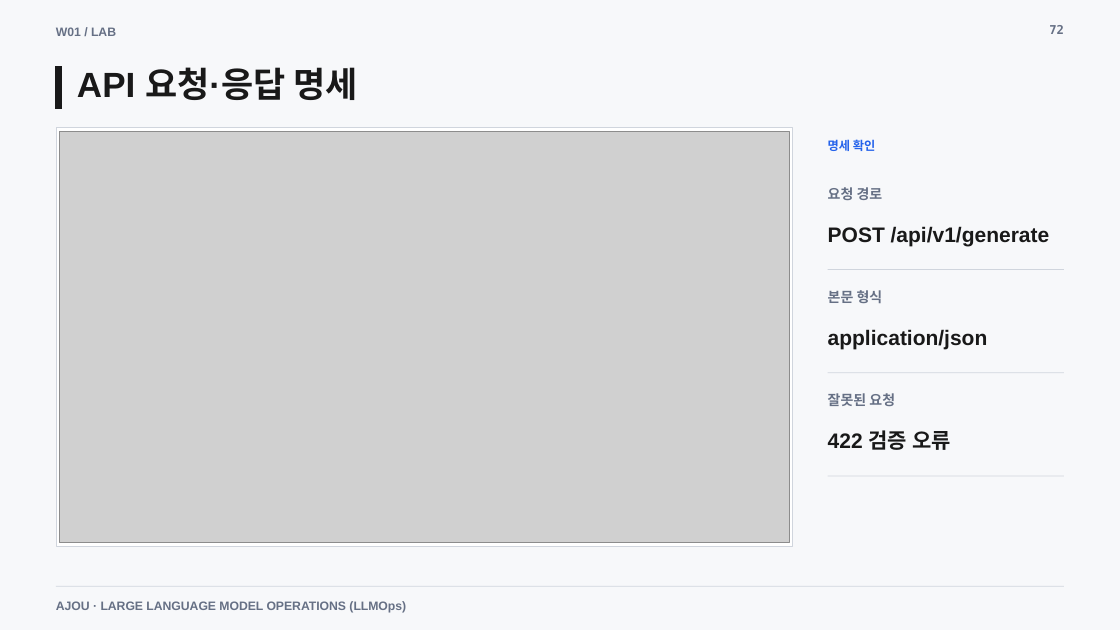
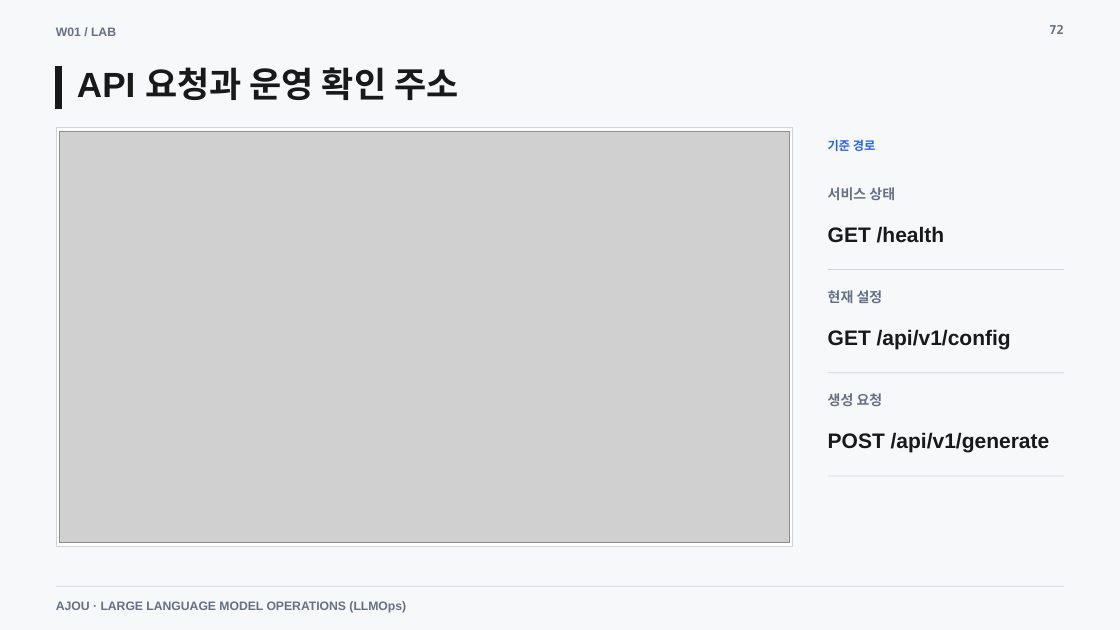
Before and after one commit to smilesjcha/llmops-16week, a slide deck: slide 72 of week01/lecture/01_week1_llmops_kickoff.pptx. Drawn at 1120x630 pixels with LibreOffice and Linux fonts; fonts in the diff are those of the drawing; grey boxes stand for pictures. Boxes give left, top, right and bottom in pixels: in the first picture for what was removed or moved away, otherwise in the second. Text is boxed around its words. In the diff, an @@ line names an element or a change of style, - is before the commit and + after.

```diff
--- a/week01/lecture/01_week1_llmops_kickoff.pptx
+++ b/week01/lecture/01_week1_llmops_kickoff.pptx
@@ text at (77, 67, 458, 100): text changed @@
-API 요청·응답 명세
+API 요청과 운영 확인 주소
@@ text at (828, 139, 875, 151): text changed @@
-명세 확인
+기준 경로
@@ text at (828, 187, 895, 200): text changed @@
-요청 경로
+서비스 상태
@@ text at (828, 226, 945, 243): text changed @@
-POST /api/v1/generate
+GET /health
@@ text at (828, 290, 883, 303): text changed @@
-본문 형식
+현재 설정
@@ text at (828, 329, 1011, 349): text changed @@
-application/json
+GET /api/v1/config
@@ text at (828, 393, 883, 406): text changed @@
-잘못된 요청
+생성 요청
@@ text at (828, 432, 1050, 453): text changed @@
-422 검증 오류
+POST /api/v1/generate
```
Also in this commit, not shown: 14 other slides changed, 3 slides added, 3 slides removed, 20 other files.
